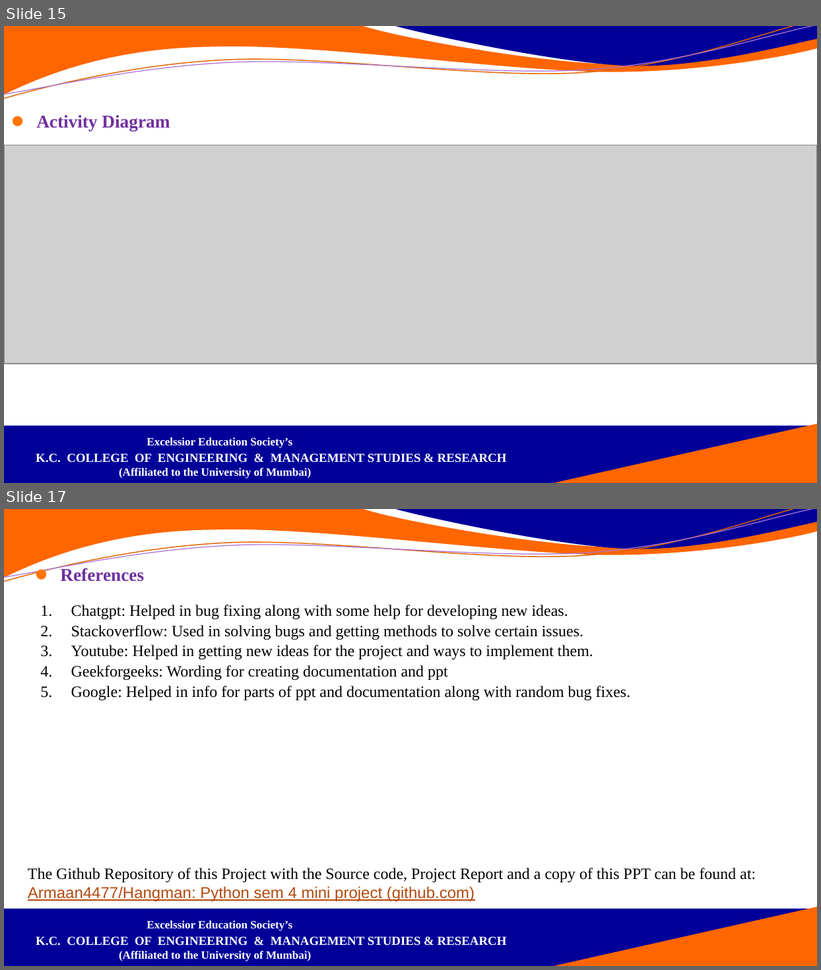
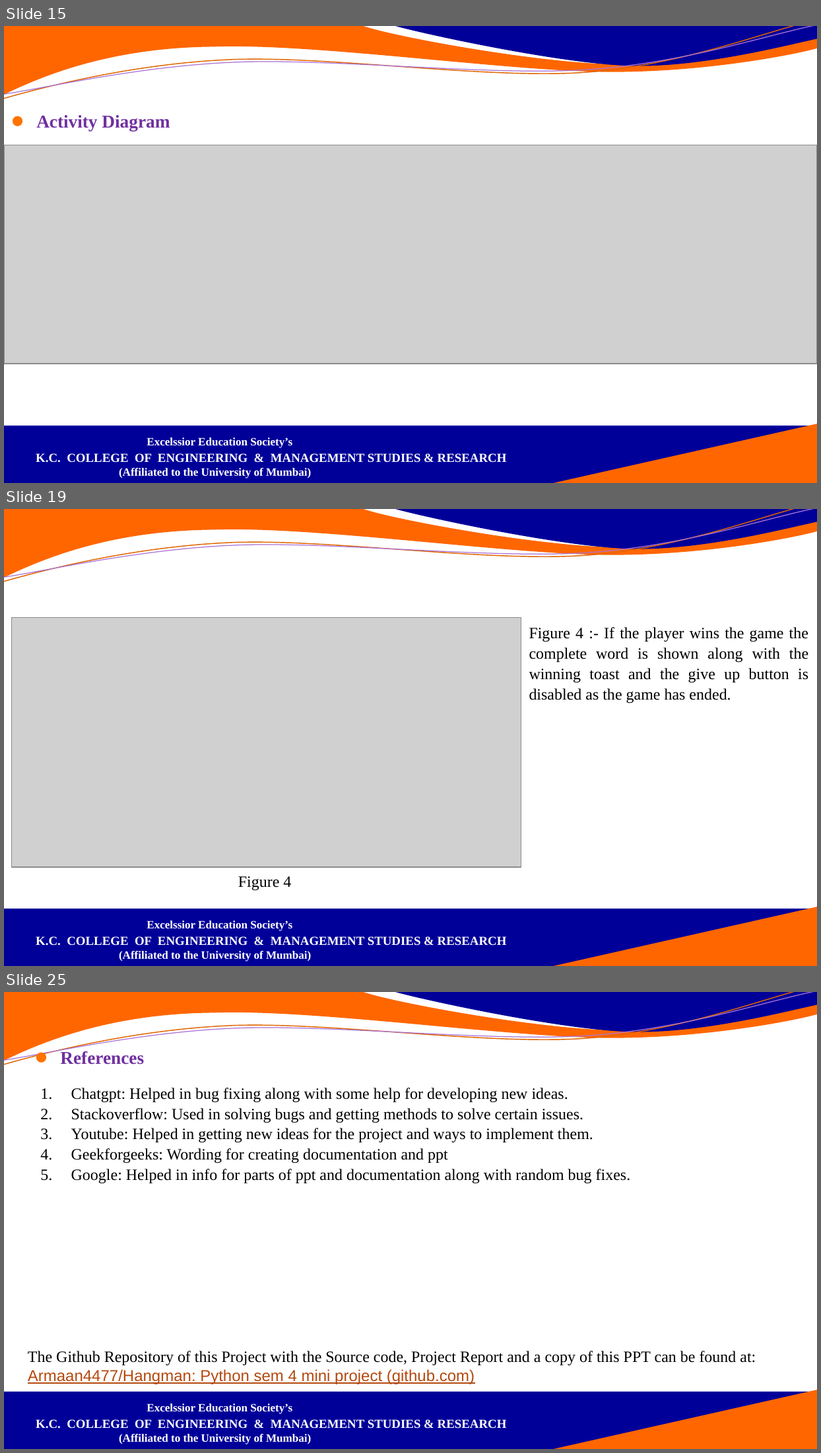
Before and after one commit to Armaan4477/Hangman, a slide deck: Documentation and ppt/PPT/Hangman_ppt.pptx. Shown one above the other, each under a label of ours: slides 15 and 17 before the commit, slides 15, 19 and 25 after it; the slides between them are not shown. The pictures are 821x970 and 821x1453 pixels, drawn with LibreOffice and Linux fonts; fonts in the diff are those of the drawing; grey boxes stand for pictures; background and template pictures are left out. Boxes give left, top, right and bottom in pixels: in the first picture for what was removed or moved away, otherwise in the second. Text is boxed around its words. In the diff, an @@ line names an element or a change of style, - is before the commit and + after.

```diff
--- a/Documentation and ppt/PPT/Hangman_ppt.pptx
+++ b/Documentation and ppt/PPT/Hangman_ppt.pptx
@@ slide 19 added at (x1=4, y1=509, x2=817, y2=966), background #FFFFFF; not listed: 6 template elements that a slide beside it also shows @@
@@ picture added at (x1=11, y1=618, x2=521, y2=867) @@
@@ text added at (x1=529, y1=627, x2=809, y2=703), 14 pt, text #000000 @@
+Figure 4 :- If the player wins the game the complete word is shown along with the winning toast and the give up button is disabled as the game has ended.
@@ text added at (x1=238, y1=877, x2=291, y2=890), 14 pt, text #000000 @@
+Figure 4
@@ what was slide 17 is now slide 25 @@
```
Also in this commit, not shown: 8 other slides added, 1 slide removed.
